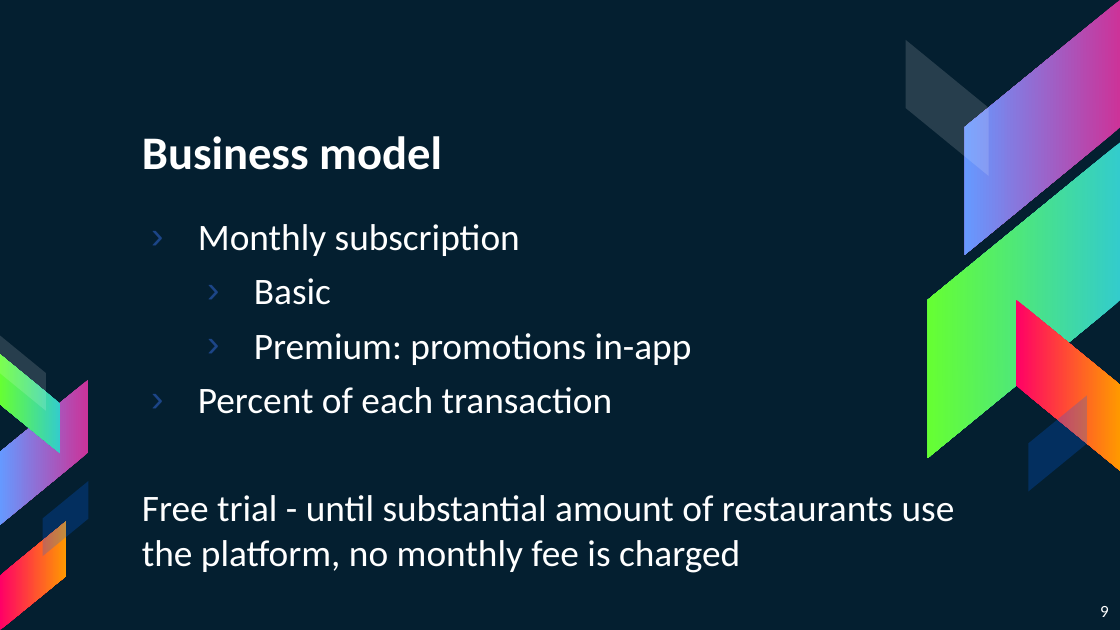
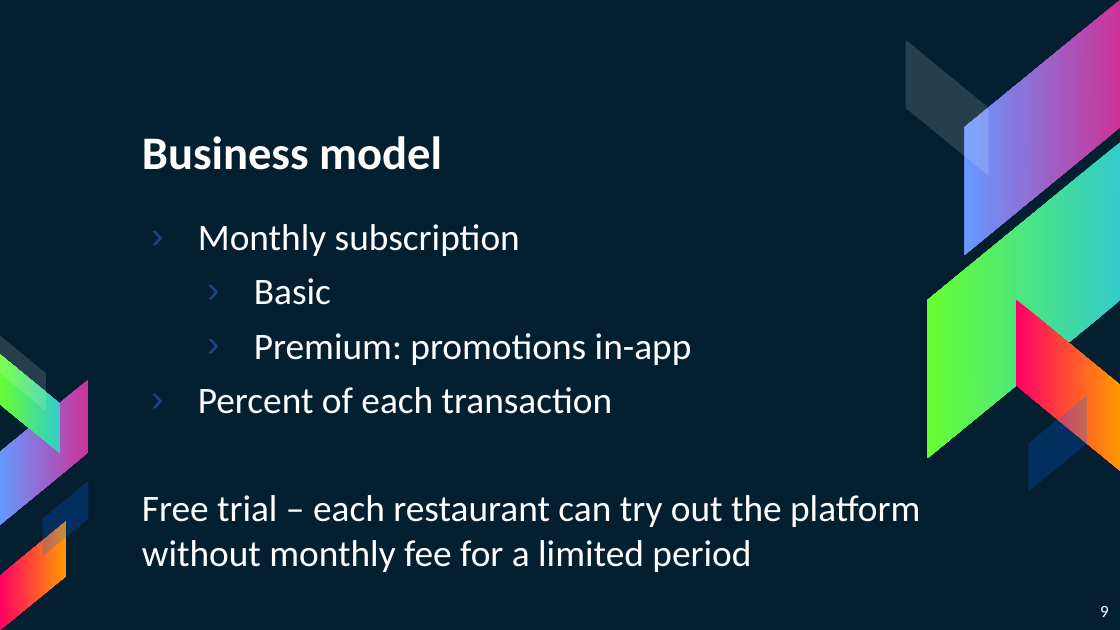
Before and after one commit to superhp/restaurant-as-a-service, a slide deck: slide 9 of PitchWaiterless.pptx. Drawn at 1120x630 pixels with LibreOffice and Linux fonts; fonts in the diff are those of the drawing. Boxes give left, top, right and bottom in pixels: in the first picture for what was removed or moved away, otherwise in the second. Text is boxed around its words. In the diff, an @@ line names an element or a change of style, - is before the commit and + after.

```diff
--- a/PitchWaiterless.pptx
+++ b/PitchWaiterless.pptx
@@ text at (142,495,920,572): text changed @@
-Free trial - until substantial amount of restaurants use the platform, no monthly fee is charged
+Free trial – each restaurant can try out the platform without monthly fee for a limited period
```
Also in this commit, not shown: 9 other slides changed, 4 slides added, 18 slides removed.
